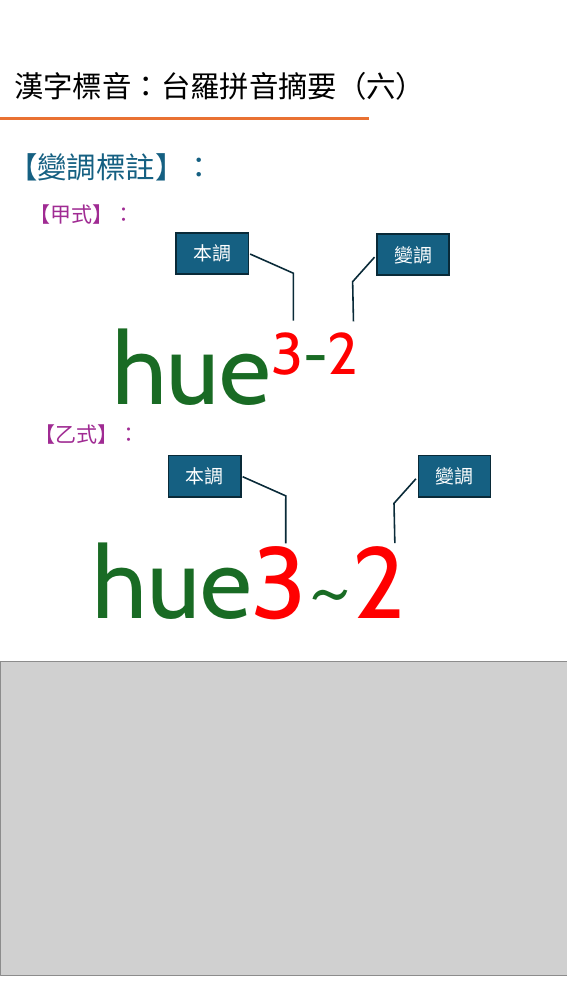
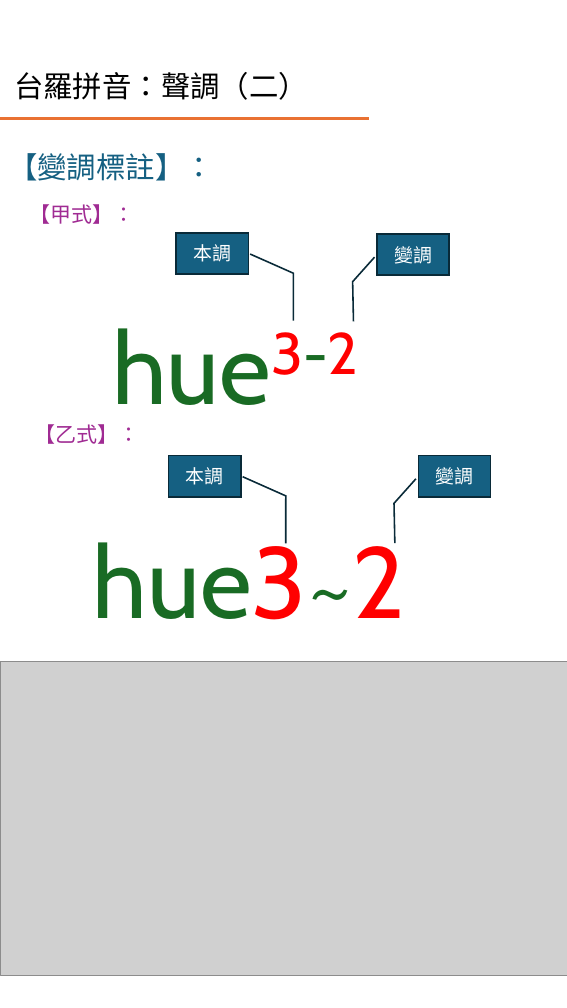
Before and after one commit to AlanJui/Piau-Im, a slide deck: slide 11 of Documents/十五音教材/閩南語之四聲八調與變調規則.pptx (slide 10 before the commit). Drawn at 567x1008 pixels with LibreOffice and Linux fonts; fonts in the diff are those of the drawing; grey boxes stand for pictures. Boxes give left, top, right and bottom in pixels: in the first picture for what was removed or moved away, otherwise in the second. Text is boxed around its words. In the diff, an @@ line names an element or a change of style, - is before the commit and + after.

```diff
--- a/Documents/十五音教材/閩南語之四聲八調與變調規則.pptx
+++ b/Documents/十五音教材/閩南語之四聲八調與變調規則.pptx
@@ title at (14,72,308,100): text changed @@
-漢字標音：台羅拼音摘要（六）
+台羅拼音：聲調（二）
```
Also in this commit, not shown: 7 other slides changed, 2 slides added, 3 slides removed, 25 other files.
